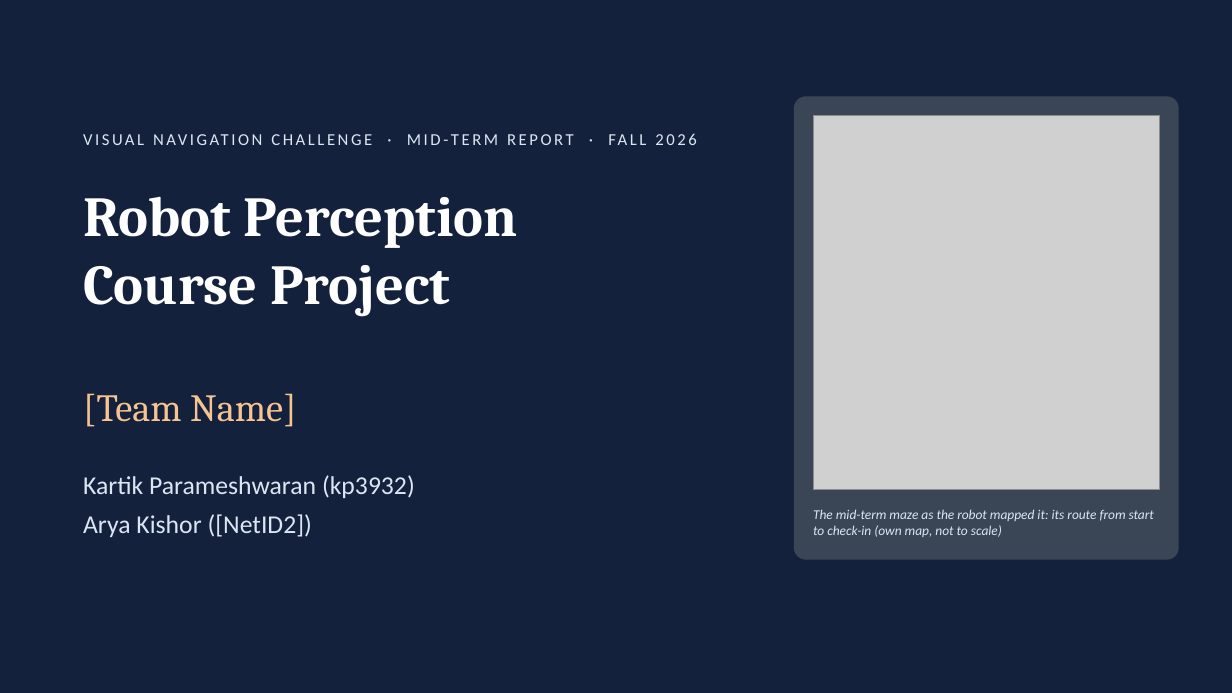
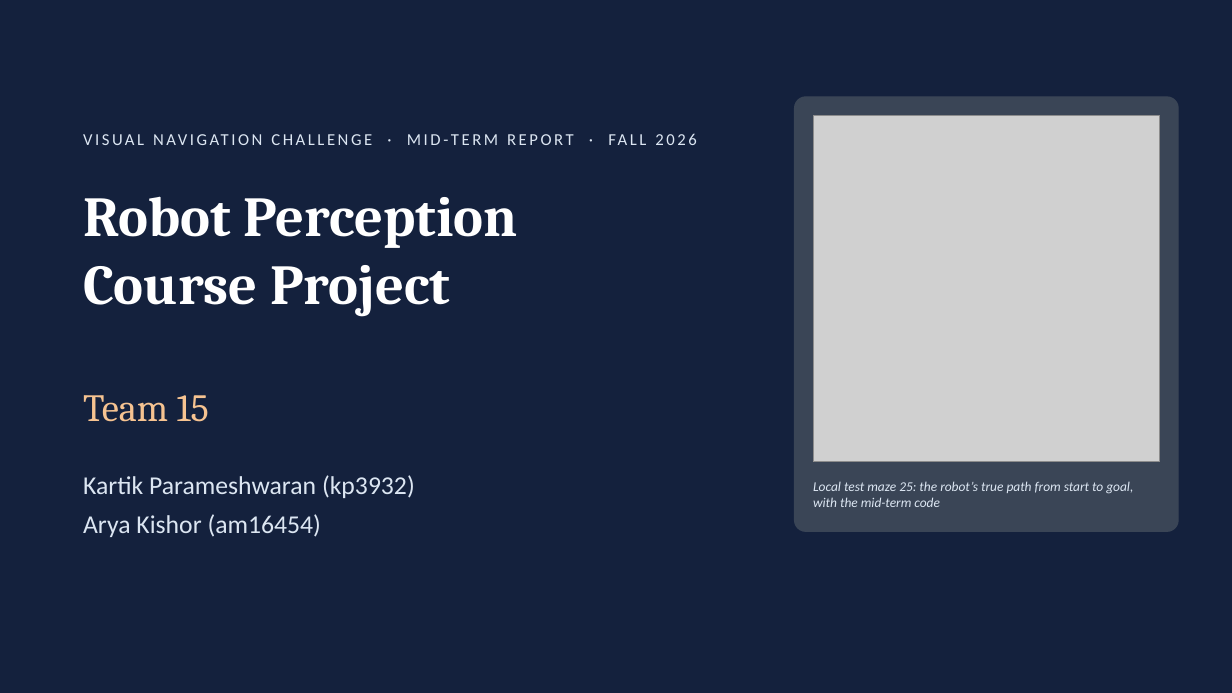
Before and after one commit to kartikparameshwaran/vis_nav_player_work, a slide deck: slide 1 of runs/Midterm_Report.pptx. Drawn at 1232x693 pixels with LibreOffice and Linux fonts; fonts in the diff are those of the drawing; grey boxes stand for pictures. Boxes give left, top, right and bottom in pixels: in the first picture for what was removed or moved away, otherwise in the second. Text is boxed around its words. In the diff, an @@ line names an element or a change of style, - is before the commit and + after.

```diff
--- a/runs/Midterm_Report.pptx
+++ b/runs/Midterm_Report.pptx
@@ rounded rectangle: place and size @@
-rounded rectangle at bbox=[795, 97, 1178, 559]
+rounded rectangle at bbox=[795, 97, 1178, 531]
@@ picture: place and size @@
-picture at bbox=[813, 116, 1160, 490]
+picture at bbox=[813, 116, 1160, 462]
@@ text at bbox=[83, 395, 209, 422]: text changed @@
-[Team Name]
+Team 15
@@ text at bbox=[813, 481, 1133, 507]: text changed @@
-The mid-term maze as the robot mapped it: its route from start to check-in (own map, not to scale)
+Local test maze 25: the robot’s true path from start to goal, with the mid-term code
@@ text at bbox=[83, 514, 321, 537]: text changed @@
-Arya Kishor ([NetID2])
+Arya Kishor (am16454)
```
Also in this commit, not shown: 2 other slides changed.
